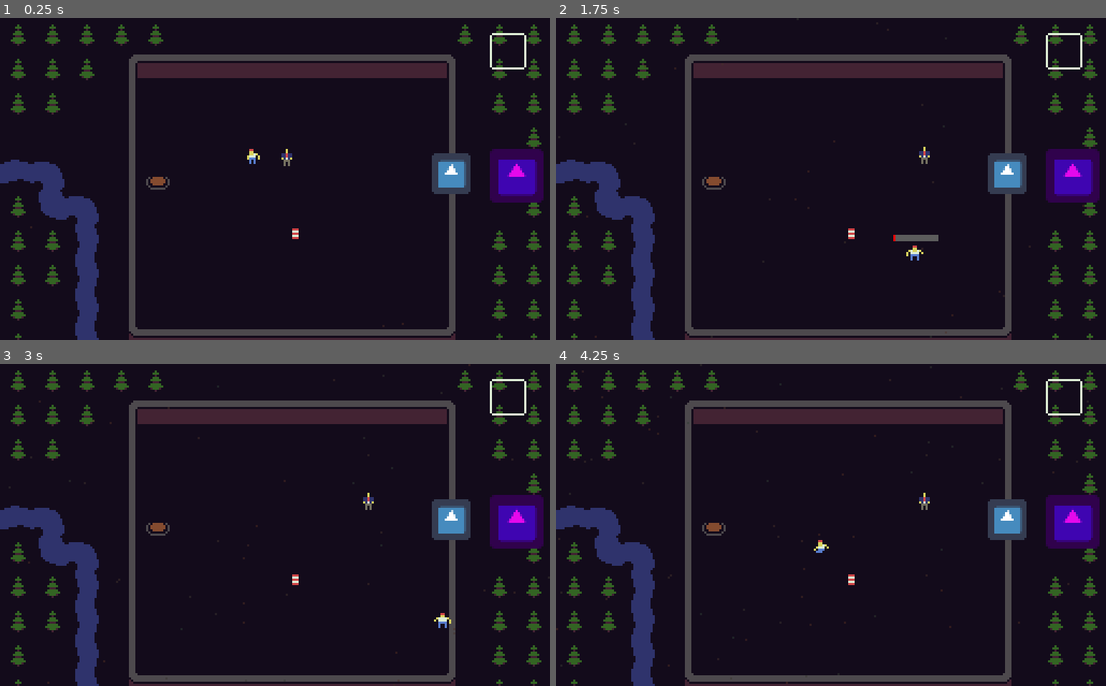
Above: before the commit, frames 1-4 (two rows, left to right).
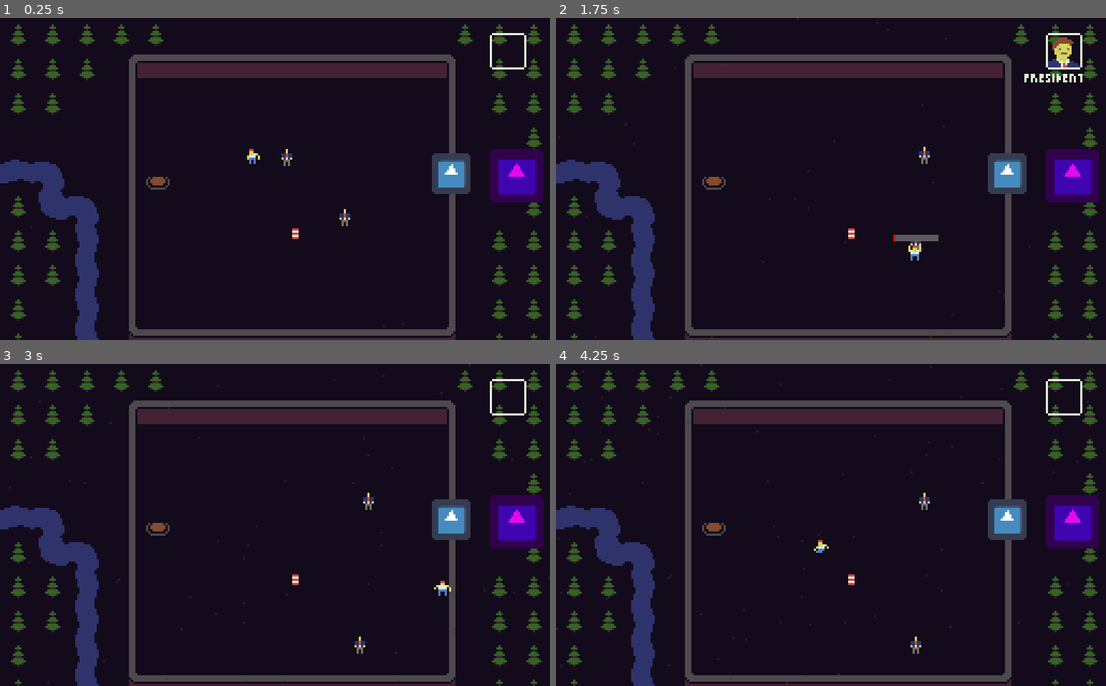
Above: after the commit, the same moments.

Repository: ElkkuTheBaws/ldjam46
Game: Godot game, scene res://Levels/Level0.tscn
Two runs of this game, one before a commit and one after it. Both use one fixed random seed, a clock stepped at 60 frames per second and the inputs below. This scene is started directly instead of the project's main scene. The engine's default icon, where the game draws it, is replaced by a stand-in: a white triangle on a blue panel in a dark square.
Inputs:
- Up to frame 1 (0.25 s): no input
- Up to frame 2 (1.75 s): tap Enter (ui_accept) at 0.5, 0.77, 0.8, 1.07, 1.35, 1.52 s; hold Right (ui_right) 0.53-1.28 s; hold E (ui_pick) 0.53-1.28 s; hold Down (ui_down) from 1.28 s (still down); tap E (ui_pick) at 1.55 s
- Up to frame 3 (3 s): tap Enter (ui_accept) at 1.82, 2.3 s; release Down (ui_down) at 2.03 s; hold Right (ui_right) 2.03-2.78 s; hold E (ui_pick) 2.03-2.78 s; hold Up (ui_up) from 2.78 s (still down); tap E (ui_pick) at 2.85 s
- Up to frame 4 (4.25 s): tap Enter (ui_accept) at 3.02, 3.32 s; release Up (ui_up) at 3.53 s; hold Left (ui_left) from 3.53 s (still down); hold Enter (ui_accept) from 3.53 s (still down)

The runs differ from the first frame. In frame 1, less than 0.1% of the frame differs, in the area x 61-64%, y 59-65%; in frame 2, 0.5%, in the area x 63-96%, y 6-74%; in frame 3, 0.2%; in frame 4, less than 0.1%.

Commit message:
Dialog system on the way. Still buggy

Diff:
--- a/Levels/Level0.tscn
+++ b/Levels/Level0.tscn
@@ -9,9 +9,11 @@
 [ext_resource path="res://GUI.tscn" type="PackedScene" id=7]
 [ext_resource path="res://President.tscn" type="PackedScene" id=8]
 [ext_resource path="res://Objects/Goal.tscn" type="PackedScene" id=9]
+[ext_resource path="res://UI/DialogBox.tscn" type="PackedScene" id=10]
 [ext_resource path="res://Objects/Barrel.tscn" type="PackedScene" id=15]
 
 [node name="Level0" type="YSort"]
+pause_mode = 1
 
 [node name="Navigation2D" type="Navigation2D" parent="."]
 
@@ -38,14 +40,6 @@
 z_index = 1
 collision_mask = 13
 
-[node name="CanvasLayer" type="CanvasLayer" parent="."]
-
-[node name="GUI" parent="CanvasLayer" instance=ExtResource( 7 )]
-margin_left = 212.259
-margin_top = 7.38959
-margin_right = -3.74065
-margin_bottom = -114.61
-
 [node name="Door" parent="." instance=ExtResource( 6 )]
 position = Vector2( 210.31, 72.6032 )
 collision_layer = 8
@@ -54,6 +48,11 @@
 [node name="President" parent="." instance=ExtResource( 8 )]
 position = Vector2( 133.289, 65.0534 )
 z_index = 1
+dialog = [ "Hello stranger", "fuck you" ]
+
+[node name="President2" parent="." instance=ExtResource( 8 )]
+position = Vector2( 160.401, 93.0399 )
+dialog = [ "oon presidentti 2", "tuplapisteviivadeedee" ]
 
 [node name="Particles2D" parent="." instance=ExtResource( 1 )]
 position = Vector2( 121.298, 72.2113 )
@@ -65,6 +64,23 @@
 [node name="Goal" parent="." instance=ExtResource( 9 )]
 position = Vector2( 240.549, 73.3457 )
 scale = Vector2( 0.38, 0.38 )
+
+[node name="CanvasLayer" type="CanvasLayer" parent="."]
+pause_mode = 2
+
+[node name="DialogBox" parent="CanvasLayer" instance=ExtResource( 10 )]
+margin_left = -5.13644
+margin_top = 62.3031
+margin_right = -5.13644
+margin_bottom = 62.3031
+
+[node name="GUI" parent="CanvasLayer" instance=ExtResource( 7 )]
+margin_left = 212.259
+margin_top = 7.38959
+margin_right = -3.74065
+margin_bottom = -114.61
 [connection signal="activated" from="Pressureplate" to="Door" method="_on_Pressureplate_activated"]
 [connection signal="carried_object_changed" from="Player" to="CanvasLayer/GUI" method="_on_Player_carried_object_changed"]
 [connection signal="screen_shake" from="Player" to="View" method="_on_Player_screen_shake"]
+[connection signal="say" from="President" to="CanvasLayer/DialogBox" method="_on_say"]
+[connection signal="say" from="President2" to="CanvasLayer/DialogBox" method="_on_say"]
--- a/President.gd
+++ b/President.gd
@@ -1,6 +1,14 @@
 extends pickable
 class_name president
 
+signal say(dialog, talker)
+
+export(Array, String) var dialog
 
 func get_class():
 	return "President"
+
+func talk():
+	if dialog.size() == 0:
+		return
+	emit_signal("say",dialog, self)
--- a/Scripts/DialogBox.gd
+++ b/Scripts/DialogBox.gd
@@ -1,29 +1,30 @@
 extends RichTextLabel
-
-export(Array, String) var dialog
-var page = 0
-
-
-# Called when the node enters the scene tree for the first time.
-func _ready() -> void:
-	set_text(dialog[0])
-	set_visible_characters(0)
-	set_process_input(true)
-
-
-
-func _input(event: InputEvent) -> void:
-	if event.is_action_pressed("ui_accept"):
-		if get_visible_characters() > get_total_character_count():
-			if page == dialog.size() -1:
-				get_parent().queue_free()
-			if page < dialog.size() - 1:
-				page += 1
-				set_text(dialog[page])
-				set_visible_characters(0)
-		else:
-			set_visible_characters(get_total_character_count())
-
-
-func _on_Timer_timeout() -> void:
-	set_visible_characters(get_visible_characters() + 1)
+#
+#export(Array, String) var dialog
+#var page = 0
+#
+#
+## Called when the node enters the scene tree for the first time.
+#func _ready() -> void:
+#	set_text(dialog[0])
+#	set_visible_characters(0)
+#	set_process_input(true)
+#
+#
+#
+#func _input(event: InputEvent) -> void:
+#	if event.is_action_pressed("ui_accept"):
+#		if get_visible_characters() > get_total_character_count():
+#			if page == dialog.size() -1:
+#				get_parent().queue_free()
+#			if page < dialog.size() - 1:
+#				page += 1
+#				set_text(dialog[page])
+#				set_visible_characters(0)
+#		else:
+#			set_visible_characters(get_total_character_count())
+#
+#
+#func _on_Timer_timeout() -> void:
+#	set_visible_characters(get_visible_characters() + 1)
+#
--- a/Scripts/Player.gd
+++ b/Scripts/Player.gd
@@ -6,6 +6,8 @@
 const right = Vector2.RIGHT
 const down = Vector2.DOWN
 const left = Vector2.LEFT
+
+var interractObj
 
 #Variables related to throwable objects
 var picked
@@ -94,10 +96,11 @@
 
 	set_current_direction()
 
-#	for index in get_slide_count():
-#		var collision = get_slide_collision(index)r
-#		if collision.collider.is_in_group("pickable"):
-#			collision.collider.apply_central_impulse(-collision.normal * inertia)
+	if not interractObj == null and Input.is_action_just_pressed("ui_pick"):
+		match interractObj.get_class():
+			"President":
+				interractObj.talk()
+
 
 func get_input_axis():
 	var axis = Vector2.ZERO
@@ -144,6 +147,7 @@
 	animationState.travel("Idle")
 
 func _on_PickArea_body_entered(body):
+	interractObj = body
 	if not body is pickable:
 		return
 	body.can_pick = true
@@ -153,6 +157,8 @@
 
 
 func _on_PickArea_body_exited(body: Node) -> void:
+	if interractObj == body:
+		interractObj = null
 	if not body is pickable:
 		return
 	body.can_pick = false
--- /dev/null
+++ b/UI/DialogBox.gd
@@ -0,0 +1,55 @@
+extends Panel
+
+var spritePresident = load("res://Textures/UI/itemslot/president.png")
+
+export(Array, String) var dialog
+onready var textLabel = get_node("RichTextLabel")
+onready var timer = get_node("Timer")
+onready var sprite = get_node("Sprite")
+var page = 0
+var talking = false
+
+
+# Called when the node enters the scene tree for the first time.
+func _ready() -> void:
+	visible = false
+	timer.stop()
+
+func reset():
+	page = 0
+	visible = 0
+	timer.stop()
+	dialog = null
+	talking = false
+	set_process_input(false)
+
+
+func _input(event: InputEvent) -> void:
+	if event.is_action_pressed("ui_pick"):
+		if textLabel.get_visible_characters() > textLabel.get_total_character_count():
+			if page == dialog.size() -1:
+				reset()
+			if talking and not dialog == null and page < dialog.size() - 1:
+				page += 1
+				textLabel.set_text(dialog[page])
+				textLabel.set_visible_characters(0)
+		else:
+			textLabel.set_visible_characters(textLabel.get_total_character_count())
+
+
+func _on_Timer_timeout() -> void:
+	textLabel.set_visible_characters(textLabel.get_visible_characters() + 1)
+
+
+
+func _on_say(textdialog, talker) -> void:
+	if not talking:
+		dialog = textdialog
+		if talker.get_class() == "President":
+			sprite.texture = spritePresident
+		visible = true
+		textLabel.set_text(dialog[0])
+		textLabel.set_visible_characters(0)
+		set_process_input(true)
+		talking = true
+		timer.start()
--- a/UI/DialogBox.tscn
+++ b/UI/DialogBox.tscn
@@ -1,7 +1,8 @@
-[gd_scene load_steps=5 format=2]
+[gd_scene load_steps=6 format=2]
 
-[ext_resource path="res://icon.png" type="Texture" id=1]
+[ext_resource path="res://Textures/UI/itemslot/president.png" type="Texture" id=1]
 [ext_resource path="res://Scripts/DialogBox.gd" type="Script" id=2]
+[ext_resource path="res://UI/DialogBox.gd" type="Script" id=3]
 
 [sub_resource type="DynamicFontData" id=1]
 antialiased = false
@@ -14,14 +15,26 @@
 extra_spacing_bottom = -2
 font_data = SubResource( 1 )
 
-[node name="DialogBox" type="Area2D"]
-position = Vector2( -15.7861, 8.39687 )
+[node name="DialogBox" type="Panel"]
+margin_left = -7.05334
+margin_top = 1.34349
+margin_right = -7.05334
+margin_bottom = 1.34349
+script = ExtResource( 3 )
+__meta__ = {
+"_edit_use_anchors_": false
+}
+dialog = [ "Morjesta moi" ]
 
-[node name="CollisionPolygon2D" type="CollisionPolygon2D" parent="."]
-modulate = Color( 0, 0, 0, 1 )
-position = Vector2( 47.6416, 28.9085 )
-scale = Vector2( 1.02516, 1.22304 )
-polygon = PoolVector2Array( -25.0377, 10.0461, 198.962, 10.0461, 198.962, 42.0461, -25.0377, 42.0461 )
+[node name="ColorRect" type="ColorRect" parent="."]
+margin_left = 21.0
+margin_top = 41.0
+margin_right = 252.0
+margin_bottom = 80.0
+color = Color( 0.132813, 0.132813, 0.132813, 1 )
+__meta__ = {
+"_edit_use_anchors_": false
+}
 
 [node name="Timer" type="Timer" parent="."]
 wait_time = 0.05
@@ -30,9 +43,9 @@
 [node name="RichTextLabel" type="RichTextLabel" parent="."]
 process_priority = 1
 margin_left = 60.0
-margin_top = 43.0
+margin_top = 43.3359
 margin_right = 250.0
-margin_bottom = 77.0
+margin_bottom = 77.3359
 custom_fonts/normal_font = SubResource( 2 )
 custom_colors/default_color = Color( 0, 0, 0, 1 )
 tab_size = 0
@@ -41,11 +54,9 @@
 __meta__ = {
 "_edit_use_anchors_": false
 }
-dialog = [ "what the fuck did you just say about me you little bitch?", "I'll have you know I graduated top of my class in the Navy Seals", "I've been involved in numerous secret raids on Al-Quaeda, and I have over 300 confirmed kills." ]
 
 [node name="Sprite" type="Sprite" parent="."]
 process_priority = 1
-position = Vector2( 42.2902, 59.8626 )
-scale = Vector2( 0.464699, 0.454203 )
+position = Vector2( 40.9467, 59.8626 )
 texture = ExtResource( 1 )
-[connection signal="timeout" from="Timer" to="RichTextLabel" method="_on_Timer_timeout"]
+[connection signal="timeout" from="Timer" to="." method="_on_Timer_timeout"]
Not shown: 1 places in Levels/Level0.tscn that only renumber resources
